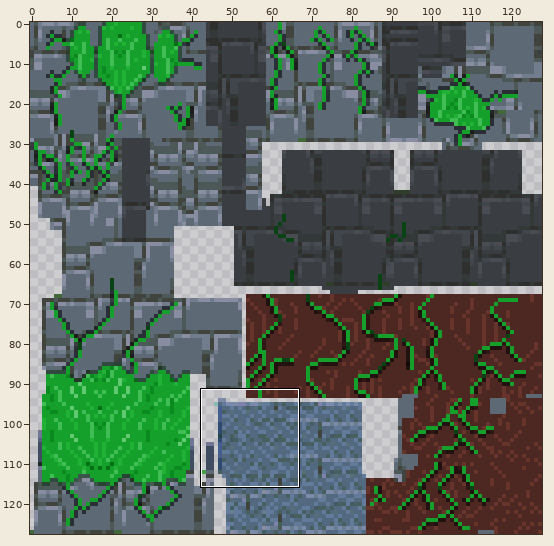
Sprite sheet: BurningEmbersMain/BurningEmbers/Assets/2D Assets/RawTextures/GolemTex.png. The picture above shows the old version from afar; the outline marks the close-up.
Close-up. The starting point:
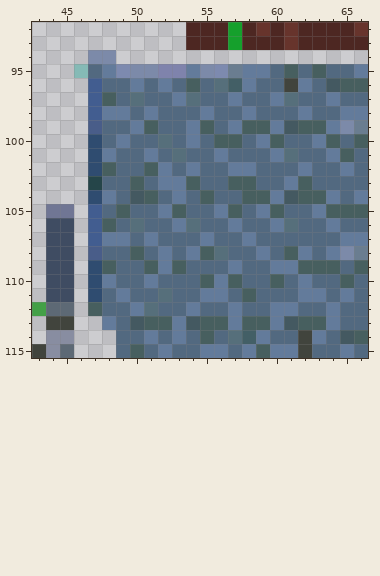
The file is 128x128 pixels. Colours within 5 levels of each other are drawn and written as one. Shown: x 43..66, y 92..115. The commit also changed other parts of the picture, which this record leaves out.
Once edited:
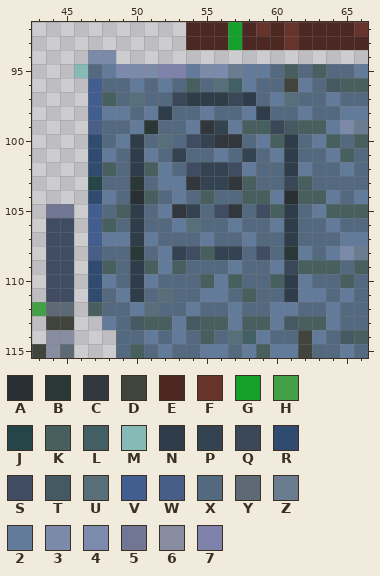
Palette (. is transparent): A #292f34  B #293737  C #32373e  D #41443d  E #4d2722  F #67342c  G #15a02c  H #43a047  J #254549  K #475f5f  L #435f66  M #85bab6  N #2f3d4a  P #344351  Q #394759  R #2f4c70  S #3f4c62  T #445961  U #566f7b  V #425d90  W #495d89  X #526980  Y #5d6975  Z #6a7d90  2 #637b9b  3 #7c8aa9  4 #7d8aaf  5 #707694  6 #888da1  7 #7f83ac
Difference:
{"y":97,"x":53,"old":"2UXX2X","new":"QNNNQN"}
{"y":98,"x":52,"old":"X","new":"N"}
{"y":98,"x":59,"old":"X","new":"N"}
{"y":99,"x":51,"old":"K","new":"B"}
{"y":99,"x":55,"old":"KX","new":"CP"}
{"y":99,"x":60,"old":"2","new":"Q"}
{"y":100,"x":50,"old":"X","new":"N"}
{"y":100,"x":54,"old":"2XKK","new":"SPCC"}
{"y":100,"x":61,"old":"X","new":"N"}
{"y":101,"x":50,"old":"X","new":"N"}
{"y":101,"x":53,"old":"U","new":"P"}
{"y":101,"x":58,"old":"X","new":"P"}
{"y":101,"x":61,"old":"U","new":"N"}
{"y":102,"x":50,"old":"X","new":"N"}
{"y":102,"x":54,"old":"2XX2","new":"SPPS"}
{"y":102,"x":61,"old":"X","new":"N"}
{"y":103,"x":50,"old":"K","new":"B"}
{"y":103,"x":54,"old":"KXXK","new":"CPPC"}
{"y":103,"x":61,"old":"2","new":"Q"}
{"y":104,"x":50,"old":"T","new":"A"}
{"y":104,"x":61,"old":"T","new":"A"}
{"y":105,"x":50,"old":"X","new":"N"}
{"y":105,"x":53,"old":"KX","new":"CP"}
{"y":105,"x":56,"old":"2K","new":"SC"}
{"y":105,"x":59,"old":"2","new":"S"}
{"y":105,"x":61,"old":"X","new":"N"}
{"y":106,"x":50,"old":"U","new":"N"}
{"y":106,"x":61,"old":"U","new":"N"}
{"y":107,"x":50,"old":"X","new":"N"}
{"y":107,"x":61,"old":"X","new":"N"}
{"y":108,"x":50,"old":"K","new":"B"}
{"y":108,"x":53,"old":"X2","new":"PS"}
{"y":108,"x":56,"old":"UX","new":"PP"}
{"y":108,"x":59,"old":"2","new":"S"}
{"y":108,"x":61,"old":"K","new":"B"}
{"y":109,"x":50,"old":"X","new":"N"}
{"y":109,"x":61,"old":"2","new":"Q"}
{"y":110,"x":50,"old":"X","new":"N"}
{"y":110,"x":61,"old":"X","new":"N"}
{"y":111,"x":50,"old":"X","new":"N"}
{"y":111,"x":61,"old":"X","new":"N"}
